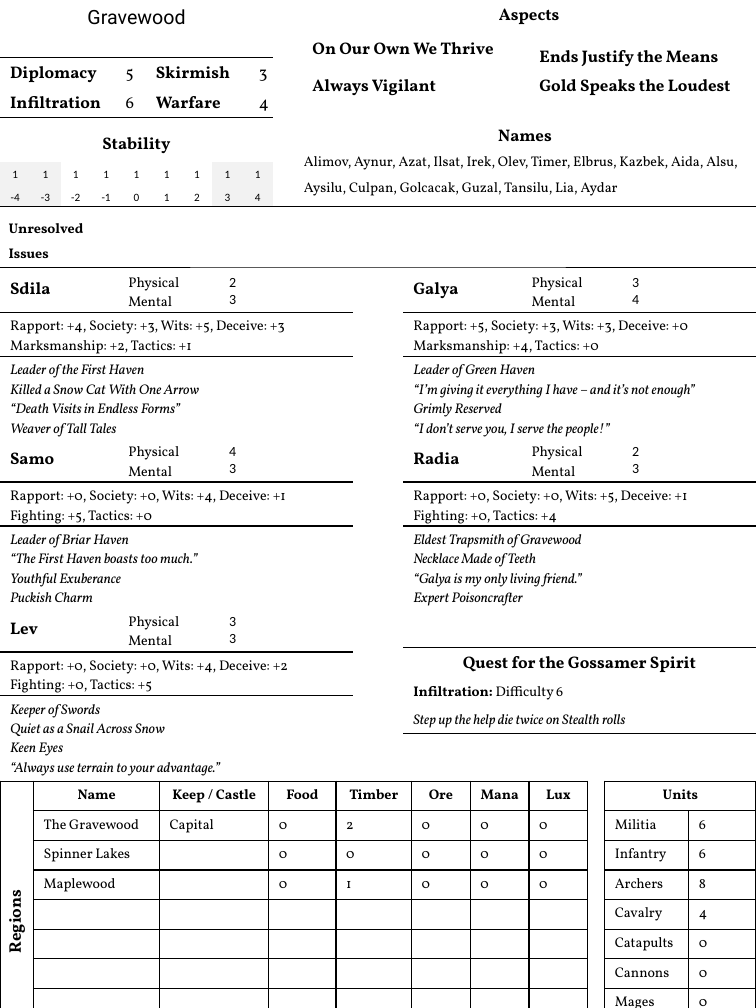
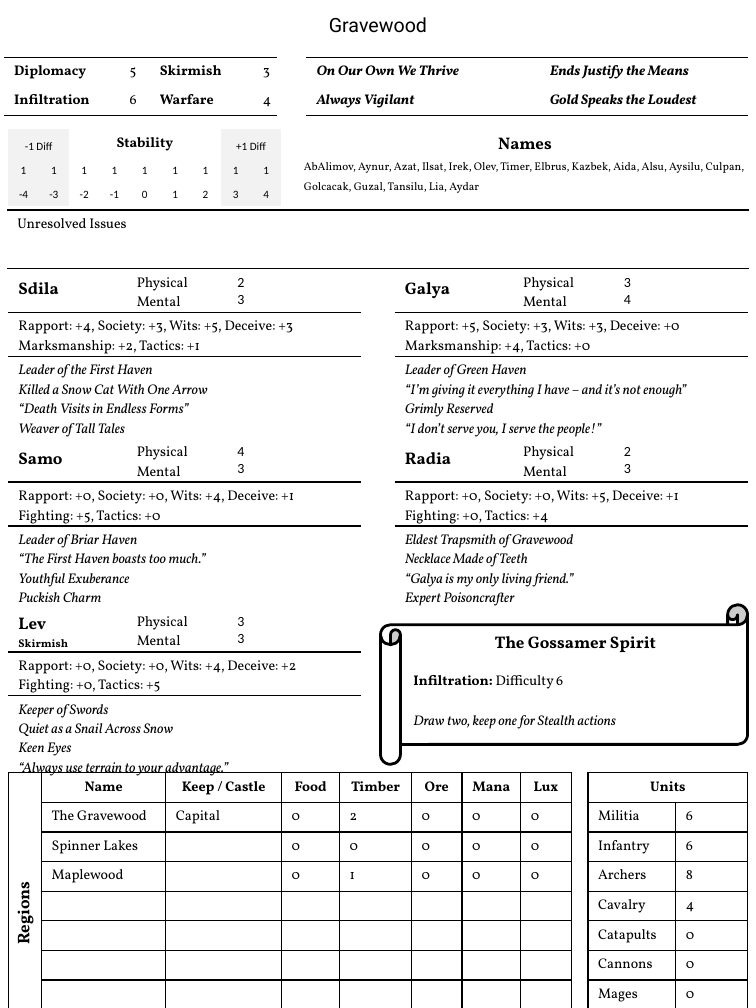
Before and after one commit to ziapeltagames/wrath-of-the-autarch, a slide deck: slide 10 of sheets/Core Sheets.pptx (slide 9 before the commit). Drawn at 756x1008 pixels with LibreOffice and Linux fonts; fonts in the diff are those of the drawing. Boxes give left, top, right and bottom in pixels: in the first picture for what was removed or moved away, otherwise in the second. Text is boxed around its words. In the diff, an @@ line names an element or a change of style, - is before the commit and + after.

Commit message:
Empire Updates
Updates to the main Imperial quests.

```diff
--- a/sheets/Core Sheets.pptx
+++ b/sheets/Core Sheets.pptx
@@ text "Gravewood": place and size @@
-text "Gravewood" at [87,9,185,25]
+text "Gravewood" at [329,17,427,33]
@@ table at [4,57,277,116] @@
@@ size 12 to 10 pt @@
@@ table: place and size @@
-table at [0,57,273,118]
+table at [4,57,277,116]
@@ table at [306,57,747,116] @@
-row 1: Aspects | 
@@ table: place and size @@
-table at [302,0,756,101]
+table at [306,57,747,116]
@@ text "Names": place and size @@
-text "Names" at [304,129,737,196]
+text "Names" at [304,137,745,193]
@@ table at [8,129,280,203] @@
-row 1: Stability |  |  |  |  |  |  |  | 
+row 1: -1 Diff |  | Stability |  |  |  |  | +1 Diff | 
@@ fill none to #F2F2F2 in row 1, column 1 @@
@@ table: place and size @@
-table at [0,129,272,207]
+table at [8,129,280,203]
@@ text at [304,162,745,193]: text changed; size 10 to 8 pt @@
-Alimov, Aynur, Azat, Ilsat, Irek, Olev, Timer, Elbrus, Kazbek, Aida, Alsu, Aysilu, Culpan, Golcacak, Guzal, Tansilu, Lia, Aydar
+AbAlimov, Aynur, Azat, Ilsat, Irek, Olev, Timer, Elbrus, Kazbek, Aida, Alsu, Aysilu, Culpan, Golcacak, Guzal, Tansilu, Lia, Aydar
@@ rectangle removed at [0,206,756,267] @@
-Unresolved
-Issues
@@ table added at [7,210,749,268], 1 rows, 1 columns @@
+Unresolved Issues
@@ table: place and size @@
-table at [403,269,756,441]
+table at [395,269,748,441]
@@ table: place and size @@
-table at [403,438,756,610]
+table at [395,438,748,610]
@@ 3 tables: place and size @@
-3 tables at [0,269,353,780]
+3 tables at [8,269,361,783]
@@ table at [8,608,361,783] @@
-row 1, column 1: Lev
+row 1, column 1: Lev / Skirmish
@@ horizontal scroll added at [380,605,747,764], fill #FFFFFF, outline #000000 2 pt @@
@@ table at [403,622,748,748] @@
-row 1, column 1: Quest for the Gossamer Spirit
+row 1, column 1: The Gossamer Spirit
-row 3, column 1: Step up the help die twice on Stealth rolls
+row 3, column 1: Draw two, keep one for Stealth actions
@@ borders changed @@
@@ table: place and size @@
-table at [403,647,756,733]
+table at [403,622,748,748]
@@ table: place and size @@
-table at [0,781,587,1008]
+table at [8,773,570,1000]
@@ table: place and size @@
-table at [605,781,756,1008]
+table at [588,773,747,1006]
```
Also in this commit, not shown: 8 other slides changed, 2 slides added, 1 slide removed, 28 other files.
